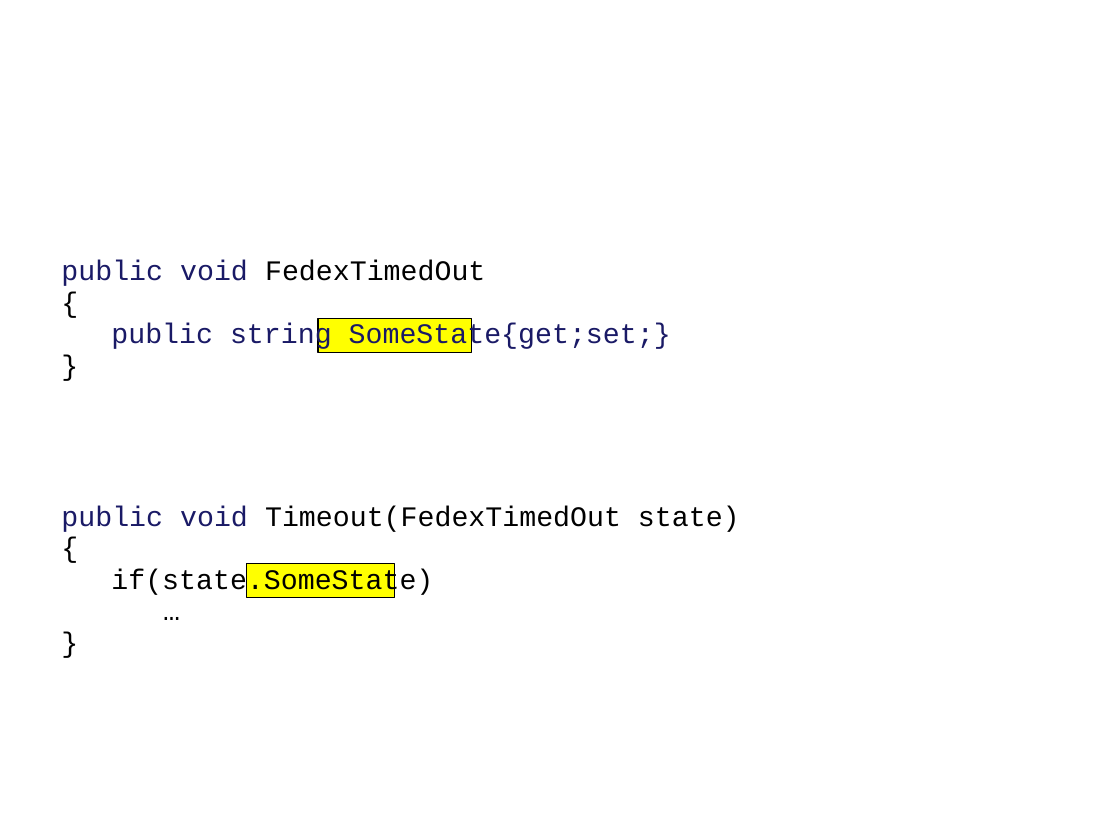
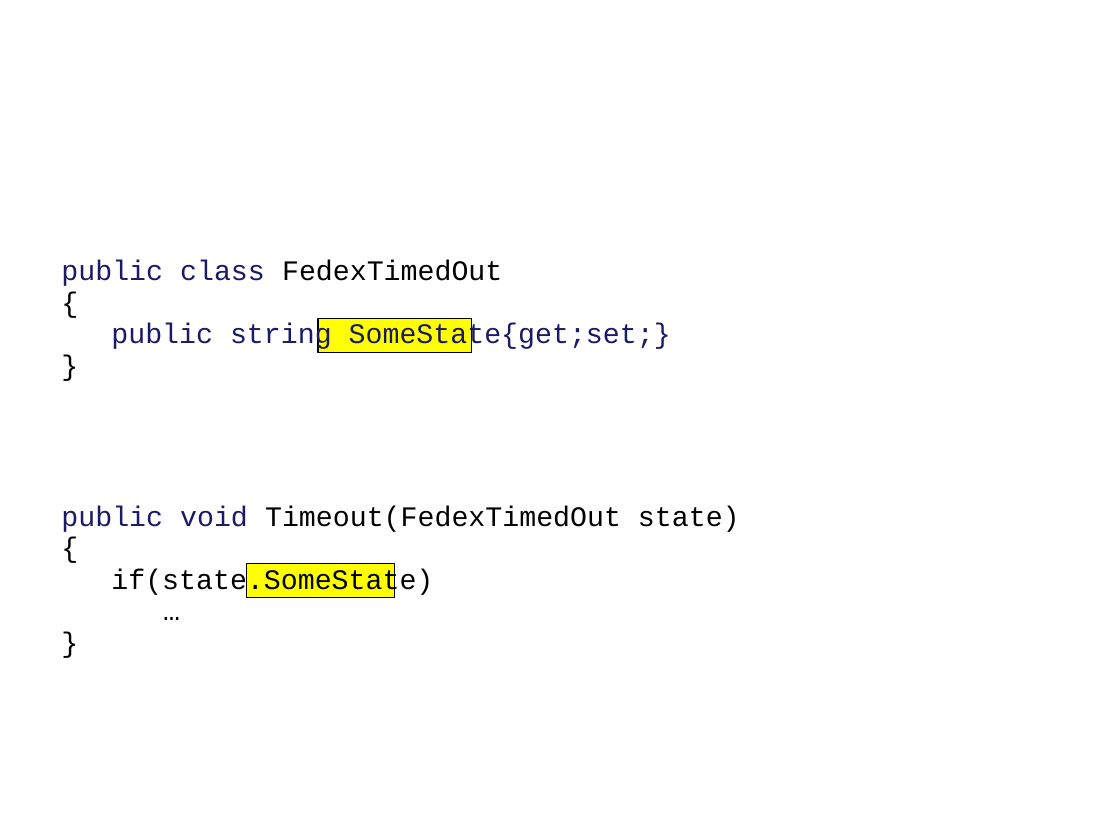
Before and after one commit to Particular/Course.Slides, a slide deck: slide 174 of EnterpriseDevelopmentWithNServiceBus.pptx. Drawn at 1120x840 pixels with LibreOffice and Linux fonts; fonts in the diff are those of the drawing; background and template pictures are left out. Boxes give left, top, right and bottom in pixels: in the first picture for what was removed or moved away, otherwise in the second. Text is boxed around its words. In the diff, an @@ line names an element or a change of style, - is before the commit and + after.

```diff
--- a/EnterpriseDevelopmentWithNServiceBus.pptx
+++ b/EnterpriseDevelopmentWithNServiceBus.pptx
@@ text at <box>61,260,502,286</box>: text changed @@
-public void FedexTimedOut
+public class FedexTimedOut
```
Also in this commit, not shown: 6 other slides changed.
